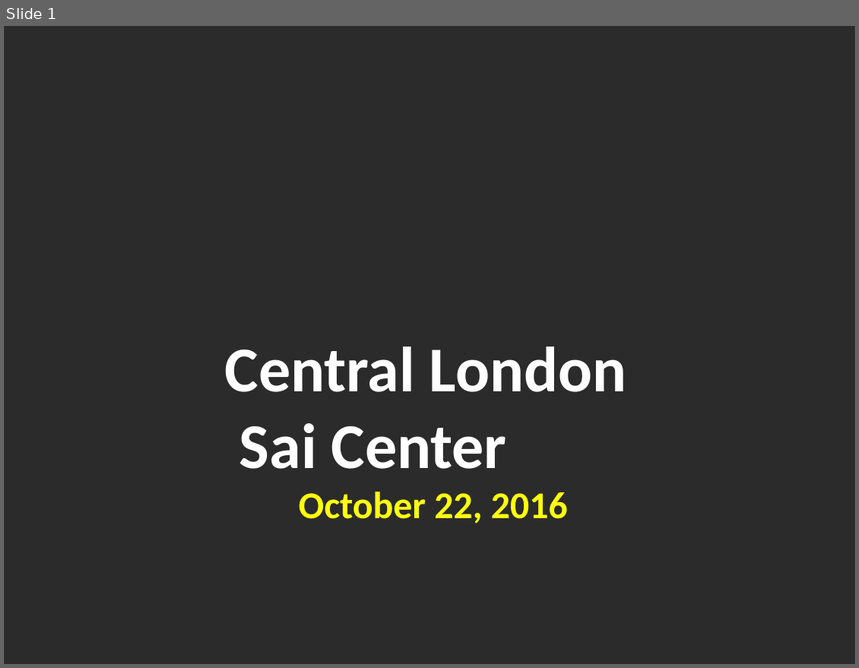
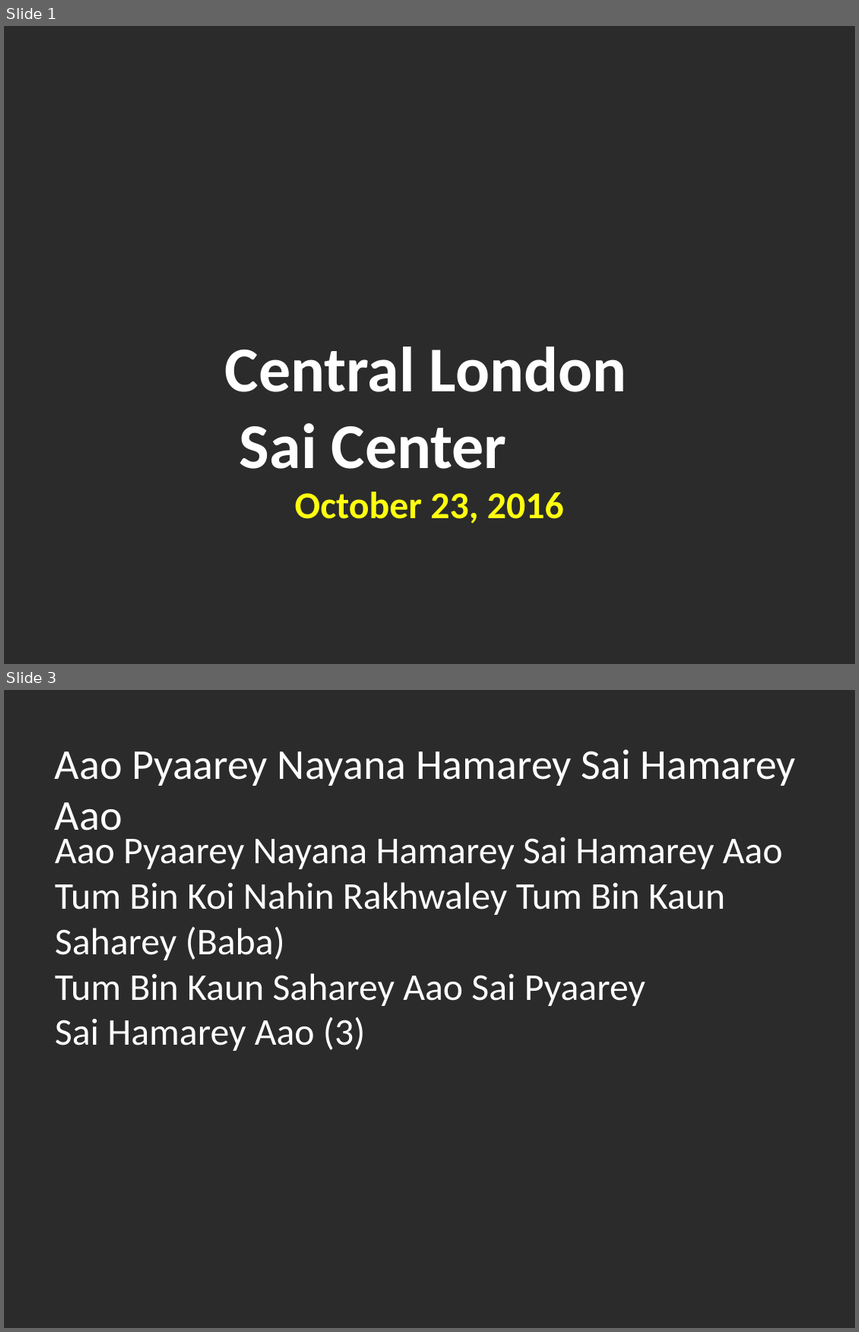
Before and after one commit to riteshreddyr/bhajanpresentationmaker, a slide deck: generated_ppts/bhajans.pptx. Shown one above the other, each under a label of ours: slide 1 before the commit, slides 1 and 3 after it; the slides between them are not shown. The pictures are 859x668 and 859x1332 pixels, drawn with LibreOffice and Linux fonts; fonts in the diff are those of the drawing; background and template pictures are left out; a plain dark background stands for a picture behind light text. Boxes give left, top, right and bottom in pixels: in the first picture for what was removed or moved away, otherwise in the second. Text is boxed around its words. In the diff, an @@ line names an element or a change of style, - is before the commit and + after.

```diff
--- a/generated_ppts/bhajans.pptx
+++ b/generated_ppts/bhajans.pptx
@@ slide 3 added at <box>4,690,855,1328</box>, background picture (left out) @@
@@ text added at <box>55,749,796,840</box>, 36 pt, text #FFFFFF @@
+Aao Pyaarey Nayana Hamarey Sai Hamarey Aao
@@ text added at <box>55,837,783,1051</box>, 32 pt, text #FFFFFF @@
+Aao Pyaarey Nayana Hamarey Sai Hamarey Aao Tum Bin Koi Nahin Rakhwaley Tum Bin Kaun Saharey (Baba)
+Tum Bin Kaun Saharey Aao Sai Pyaarey
+Sai Hamarey Aao (3)
@@ slide 1 changed as well @@
@@ text at <box>225,347,626,524</box>: text changed @@
-Central London
-Sai Center
-October 22, 2016
+Central London
+Sai Center
+October 23, 2016
```
Also in this commit, not shown: 1 other slide added, 1 slide removed, 1 other file.
